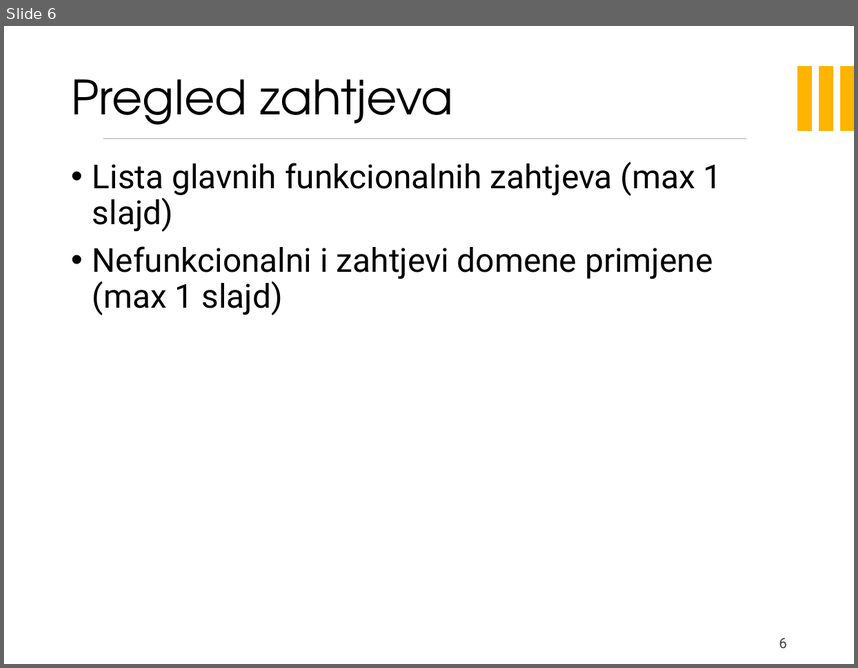
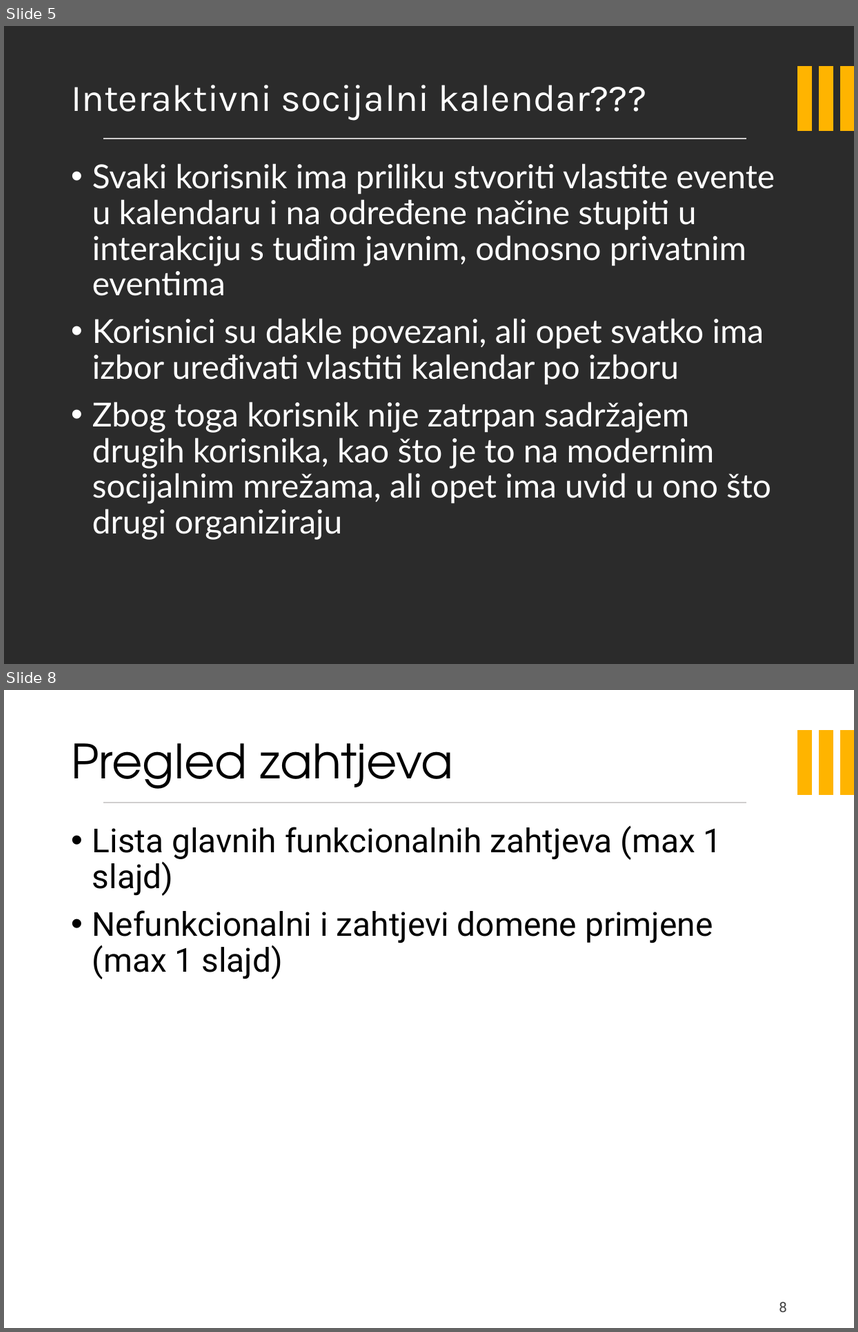
Before and after one commit to velimirkovacic/software_engineering_project, a slide deck: Dokumentacija/Prezentacija/EventkoPreza.pptx. Shown one above the other, each under a label of ours: slide 6 before the commit, slides 5 and 8 after it; the slides between them are not shown. The pictures are 858x668 and 858x1332 pixels, drawn with LibreOffice and Linux fonts; fonts in the diff are those of the drawing; background and template pictures are left out; a plain dark background stands for a picture behind light text. Boxes give left, top, right and bottom in pixels: in the first picture for what was removed or moved away, otherwise in the second. Text is boxed around its words. In the diff, an @@ line names an element or a change of style, - is before the commit and + after.

Commit message:
dodana razrada evenata i korisnik

```diff
--- a/Dokumentacija/Prezentacija/EventkoPreza.pptx
+++ b/Dokumentacija/Prezentacija/EventkoPreza.pptx
@@ slide 5 added at <box>4,26,854,664</box>, background picture (left out); not listed: 4 template elements that a slide beside it also shows @@
@@ title added at <box>71,85,647,120</box>, 32 pt, text #FFFFFF @@
+Interaktivni socijalni kalendar???
@@ text added at <box>92,163,775,539</box>, 28 pt, text #FFFFFF @@
+• Svaki korisnik ima priliku stvoriti vlastite evente u kalendaru i na određene načine stupiti u interakciju s tuđim javnim, odnosno privatnim eventima
+• Korisnici su dakle povezani, ali opet svatko ima izbor uređivati vlastiti kalendar po izboru
+• Zbog toga korisnik nije zatrpan sadržajem drugih korisnika, kao što je to na modernim socijalnim mrežama, ali opet ima uvid u ono što drugi organiziraju
@@ what was slide 6 is now slide 8 @@
@@ page number at <box>779,1301,787,1312</box>: text changed @@
-6
+8
```
Also in this commit, not shown: 2 slides changed, 3 other slides added, 2 slides removed.
